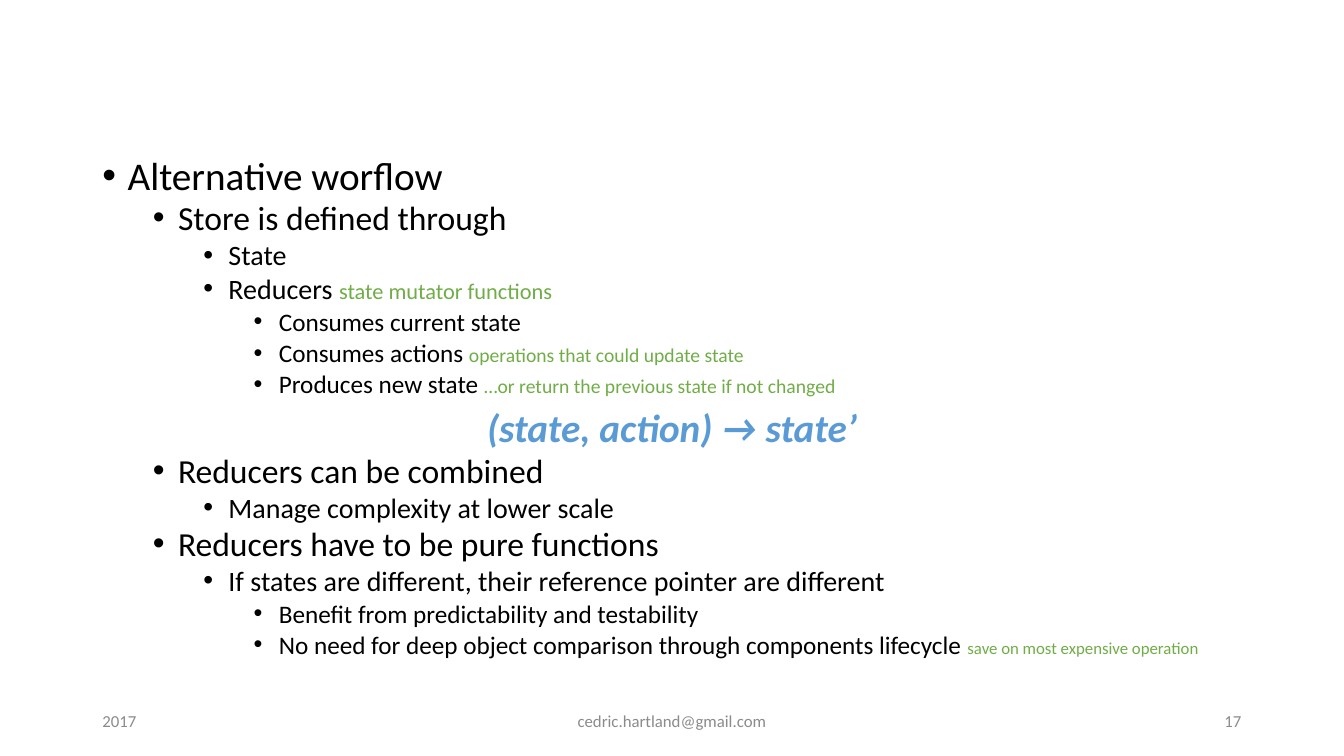
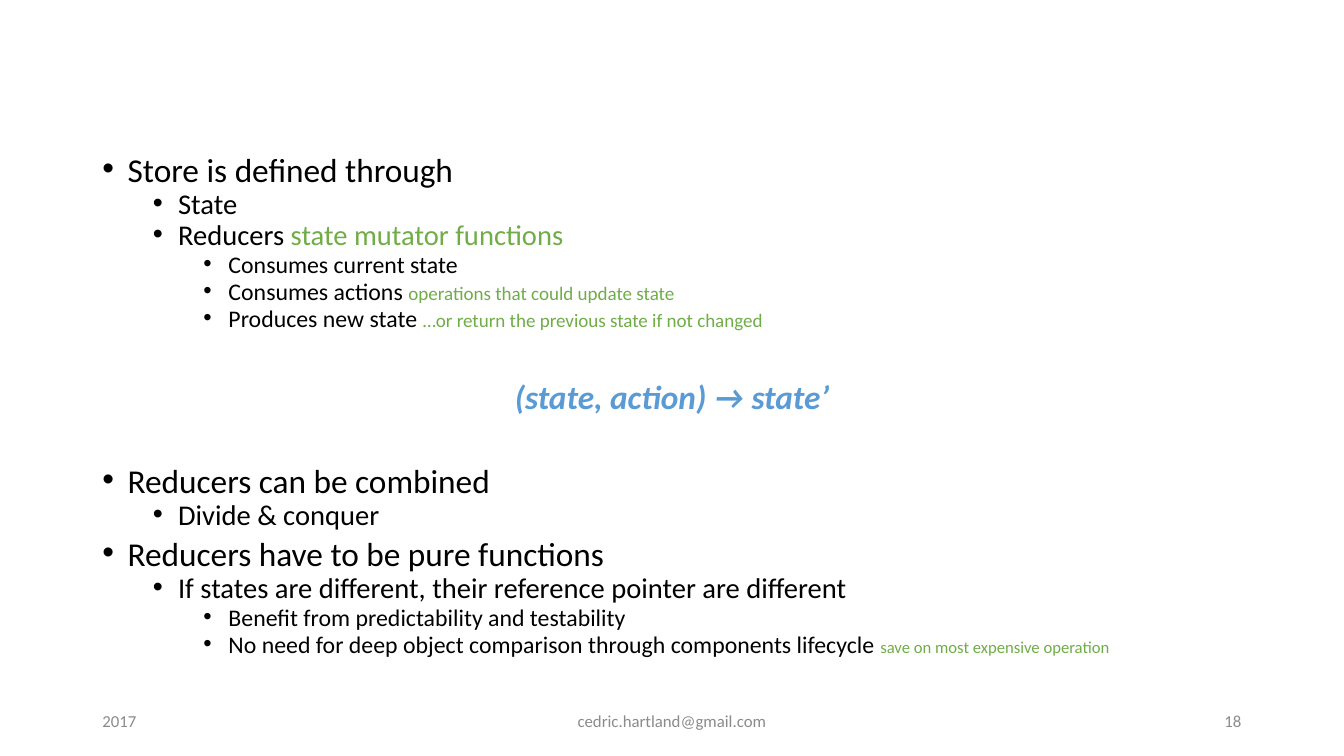
Before and after one commit to gigacool/react-redux-presentation, a slide deck: slide 18 of docs/React & Redux.pptx (slide 17 before the commit). Drawn at 1344x756 pixels with LibreOffice and Linux fonts; fonts in the diff are those of the drawing; background and template pictures are left out. Boxes give left, top, right and bottom in pixels: in the first picture for what was removed or moved away, otherwise in the second. Text is boxed around its words. In the diff, an @@ line names an element or a change of style, - is before the commit and + after.

Commit message:
update on redux description

```diff
--- a/docs/React & Redux.pptx
+++ b/docs/React & Redux.pptx
@@ text at (128, 162, 442, 191): paragraph removed @@
-• Alternative worflow
@@ text at (128, 159, 1110, 657): size 24 to 23.8 pt in "Store is defined through", "Reducers can be combined", "Reducers have to be pure functions"; size 20 to 20.4 pt in "State", "Reducers", "If states are different, their reference pointer ..."; size 16 to 20.4 pt in "state mutator functions"; size 18 to 17 pt in "Consumes current state", "Consumes actions", "Produces new state", "Benefit from predictability and testability" and 1 more places; size 14 to 13.6 pt in "operations that could update state", "…or return the previous state if not ..."; size 28 to 23.8 pt in "(state, action) → state’"; size 12 to 11.9 pt in "save on most expensive operation"; list level 2 to 1 in "Store is defined through"; line spacing 0.8 to 0.7; list level 3 to 2 in "State"; list level 3 to 2 in "Reducers state mutator functions"; list level 4 to 3 in "Consumes current state"; list level 4 to 3 in "Consumes actions operations that could ..."; list level 4 to 3 in "Produces new state …or return ..."; list level 2 to 1 in "Reducers can be combined"; list level 2 to 1 in "Reducers have to be pure ..."; list level 3 to 2 in "If states are different, their ..."; list level 4 to 3 in "Benefit from predictability and testability"; list level 4 to 3 in "No need for deep object ..." @@
@@ text at (178, 505, 379, 530): text changed; size 20 to 20.4 pt @@
-    • Manage complexity at lower scale
+  • Divide & conquer
@@ page number at (1224, 715, 1241, 727): text changed @@
-17
+18
```
Also in this commit, not shown: 1 other slide changed.
